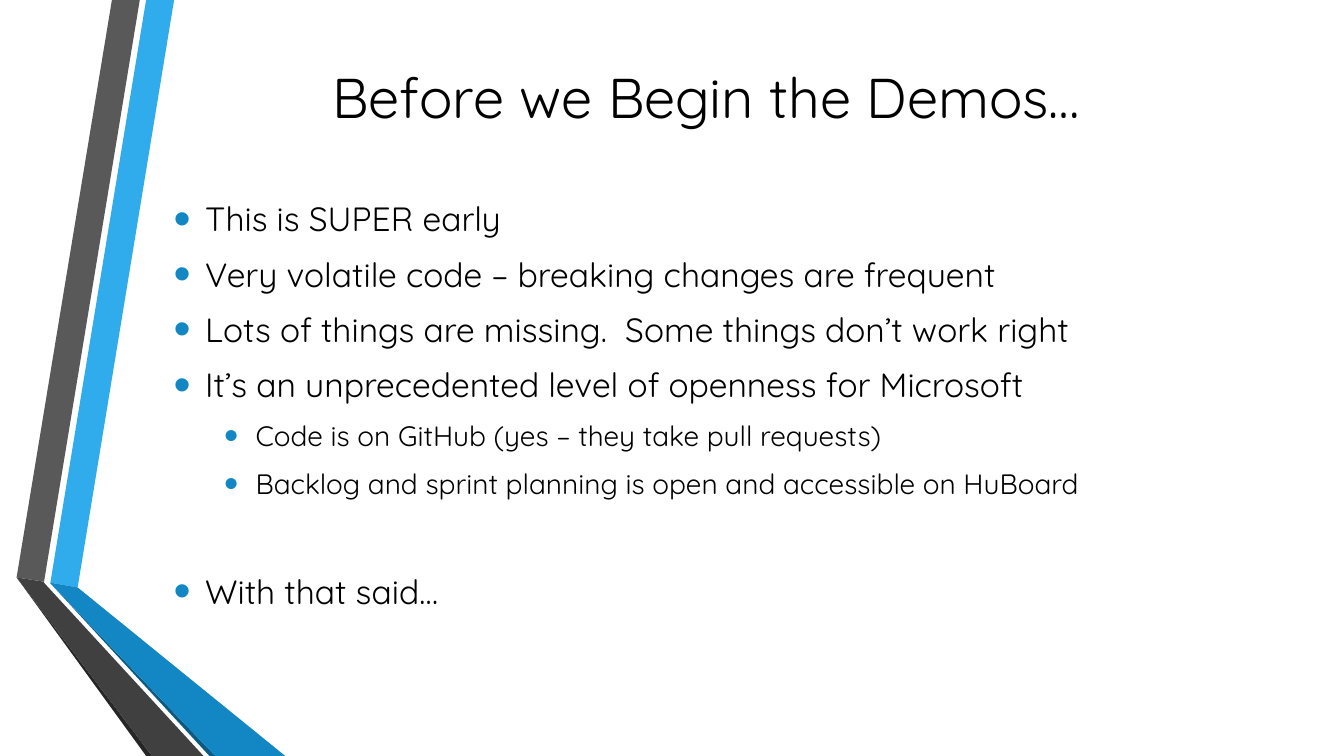
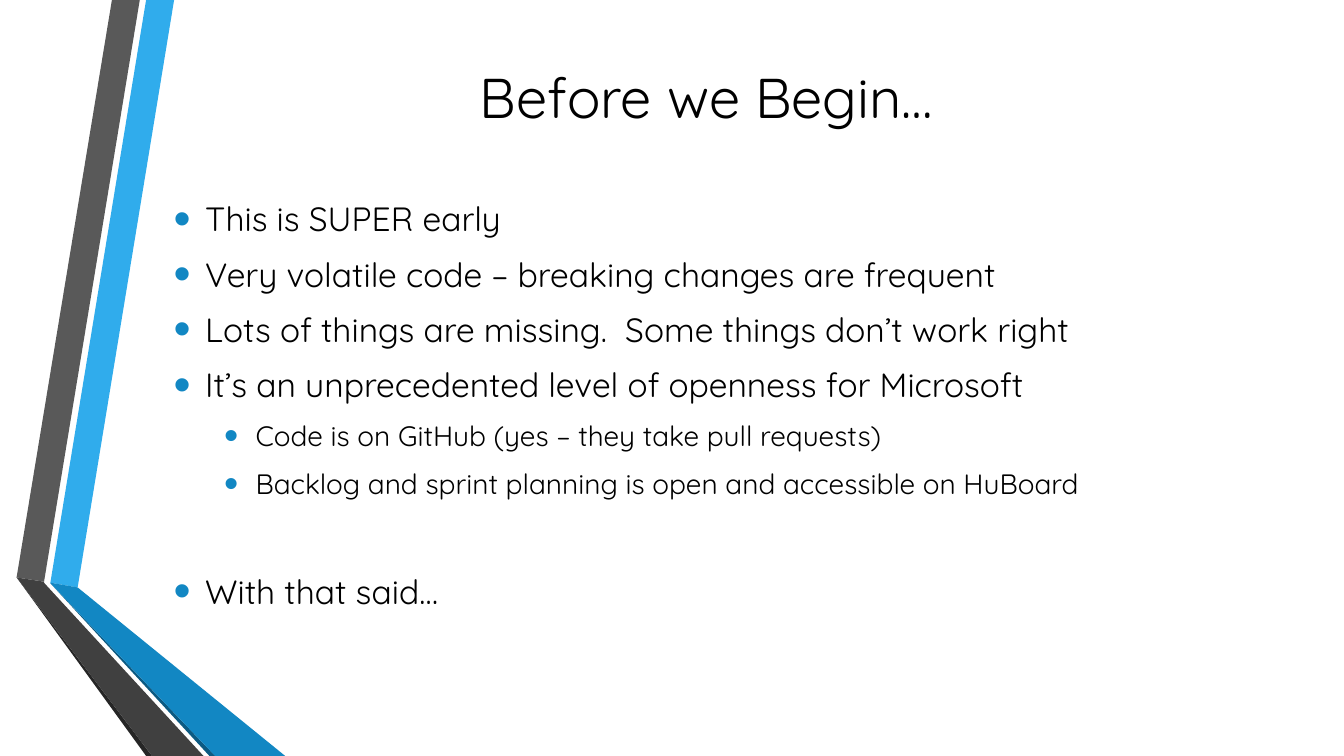
Before and after one commit to cabarney/ASP.NET-v.Next-Talk, a slide deck: slide 10 of Getting to Know ASP.pptx (slide 9 before the commit). Drawn at 1344x756 pixels with LibreOffice and Linux fonts; fonts in the diff are those of the drawing; background and template pictures are left out. Boxes give left, top, right and bottom in pixels: in the first picture for what was removed or moved away, otherwise in the second. Text is boxed around its words. In the diff, an @@ line names an element or a change of style, - is before the commit and + after.

```diff
--- a/Getting to Know ASP.pptx
+++ b/Getting to Know ASP.pptx
@@ title at <box>480,76,933,130</box>: text changed @@
-Before we Begin the Demos…
+Before we Begin…
```
Also in this commit, not shown: 2 other slides changed, 4 slides added, 1 slide removed, 50 other files.
